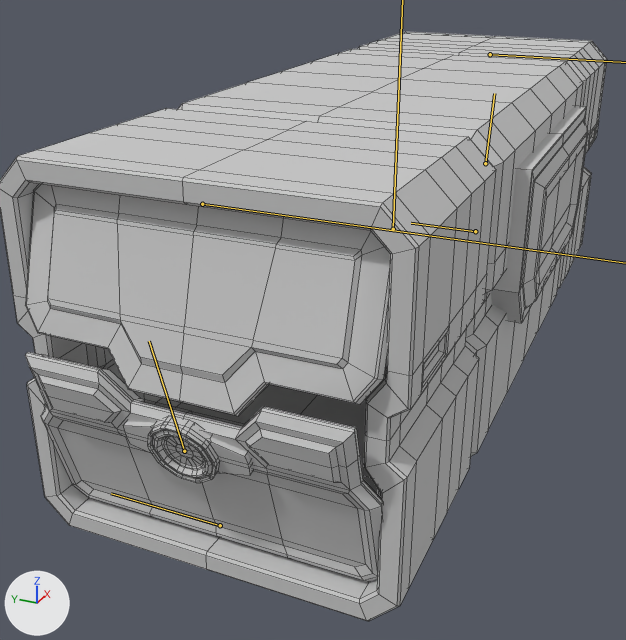
One commit to the FBX model resource/ani/상호작용 or 아이템/Obj_Container02.FBX: the scene before it, then after it.
Rendered twice from a 50 mm lens placed at (-16.21, -5.48, 8.88), pointed at (-1.51, 1.13, 1.53). Every picture has the same lights, and +X, +Y and +Z are marked at lower left. Both versions are drawn at frame 14 of the action 'container_ani_open02'; the numbers are the values there. The bones that bend it are drawn over the model as lines. Mesh edges are drawn as thin lines.

In view in the first picture: 'Obj_Container_box_03_duble'.
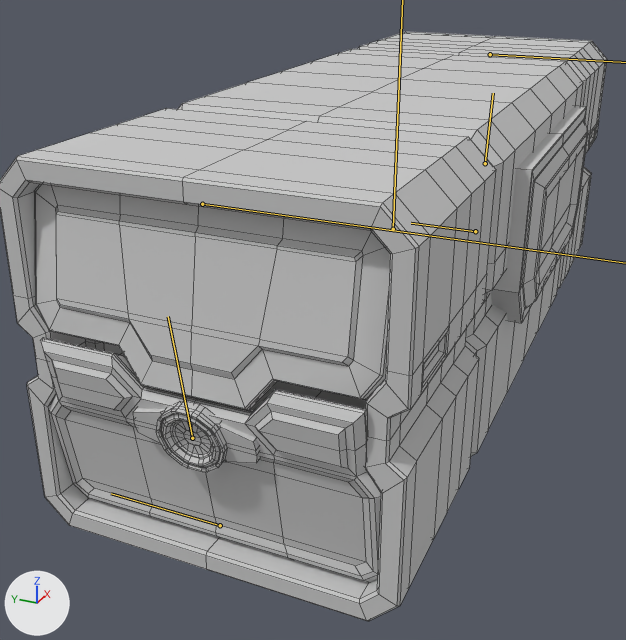
Where the change shows, as pixel boxes (x1, y1, x2, y2) in the pictures (626 x 640 px):
'Obj_Container_box_03_duble', posed
    both: (0, 32, 607, 621)

The change, as a diff of the scene's bpy script:
```diff
--- a/resource/ani/상호작용 or 아이템/Obj_Container02.FBX.py
+++ b/resource/ani/상호작용 or 아이템/Obj_Container02.FBX.py
@@ bone_container_door_bone004 @@
 bone_container_door_bone004 = bpy.data.objects['Armature'].pose.bones['Container_door_Bone004']  # child of 'Container_body_Bone001'
-bone_container_door_bone004.rotation_quaternion = (0.971, 0.0, -0.145, 0.0)  # degrees (0, -17, 0)
+bone_container_door_bone004.rotation_quaternion = (0.996, 0.0, -0.09, 0.0)  # degrees (0, -10, 0)
@@ bone_container_door_bone003 @@
 bone_container_door_bone003 = bpy.data.objects['Armature'].pose.bones['Container_door_Bone003']  # child of 'Container_body_Bone001'
-bone_container_door_bone003.rotation_quaternion = (0.971, 0.0, -0.145, 0.0)  # degrees (0, -17, 0)
+bone_container_door_bone003.rotation_quaternion = (0.996, 0.0, -0.09, 0.0)  # degrees (0, -10, 0)
@@ bone_container_door_bone001 @@
 bone_container_door_bone001 = bpy.data.objects['Armature'].pose.bones['Container_door_Bone001']  # child of 'Container_body_Bone001'
-bone_container_door_bone001.rotation_quaternion = (0.994, 0.0, 0.087, 0.0)  # degrees (0, 10, 0)
+bone_container_door_bone001.rotation_quaternion = (0.998, 0.0, 0.062, 0.0)  # degrees (0, 7, 0)
```
